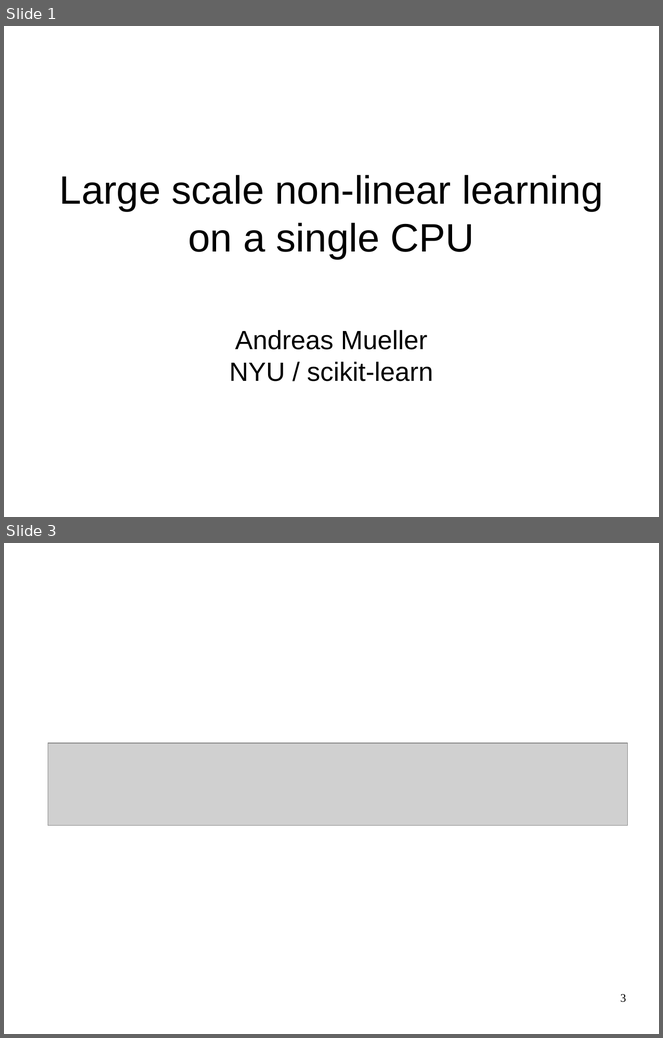
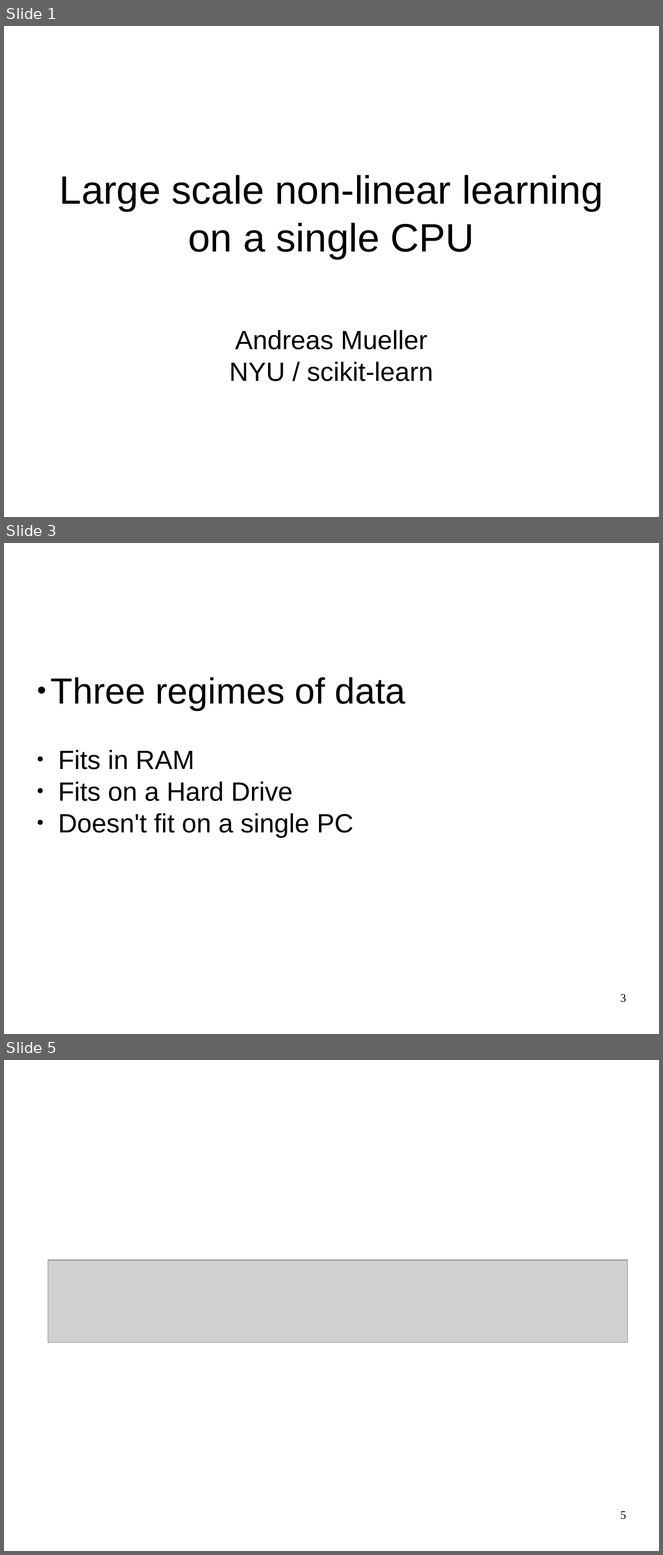
Before and after one commit to amueller/talks_odt, a slide deck: large-scale-non-linear-learning-pygotham-2015.odp. Shown one above the other, each under a label of ours: slides 1 and 3 before the commit, slides 1, 3 and 5 after it; the slides between them are not shown. The pictures are 663x1038 and 663x1555 pixels, drawn with LibreOffice and Linux fonts; fonts in the diff are those of the drawing; grey boxes stand for pictures. Boxes give left, top, right and bottom in pixels: in the first picture for what was removed or moved away, otherwise in the second. Text is boxed around its words. In the diff, an @@ line names an element or a change of style, - is before the commit and + after.

```diff
--- a/large-scale-non-linear-learning-pygotham-2015.odp
+++ b/large-scale-non-linear-learning-pygotham-2015.odp
@@ slide 3 added at (4, 543, 659, 1034), background #FFFFFF @@
@@ subtitle added at (51, 677, 406, 838), 32 pt, text #000000 @@
+● Three regimes of data
+● Fits in RAM
+● Fits on a Hard Drive
+● Doesn't fit on a single PC
@@ page number added at (621, 994, 626, 1003), 14 pt, text #000000 @@
+3
@@ what was slide 3 is now slide 5 @@
@@ page number at (621, 1511, 626, 1520): text changed @@
-3
+5
```
Also in this commit, not shown: 6 slides changed, 4 other slides added, 4 slides removed.
